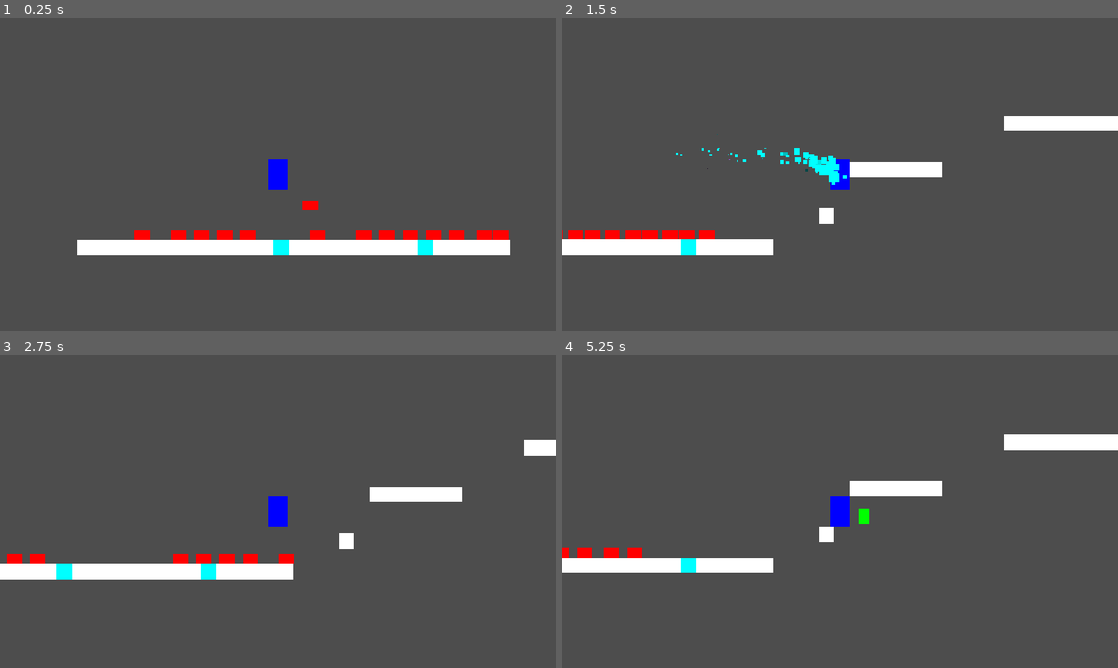
Above: before the commit, frames 1-4 (two rows, left to right).
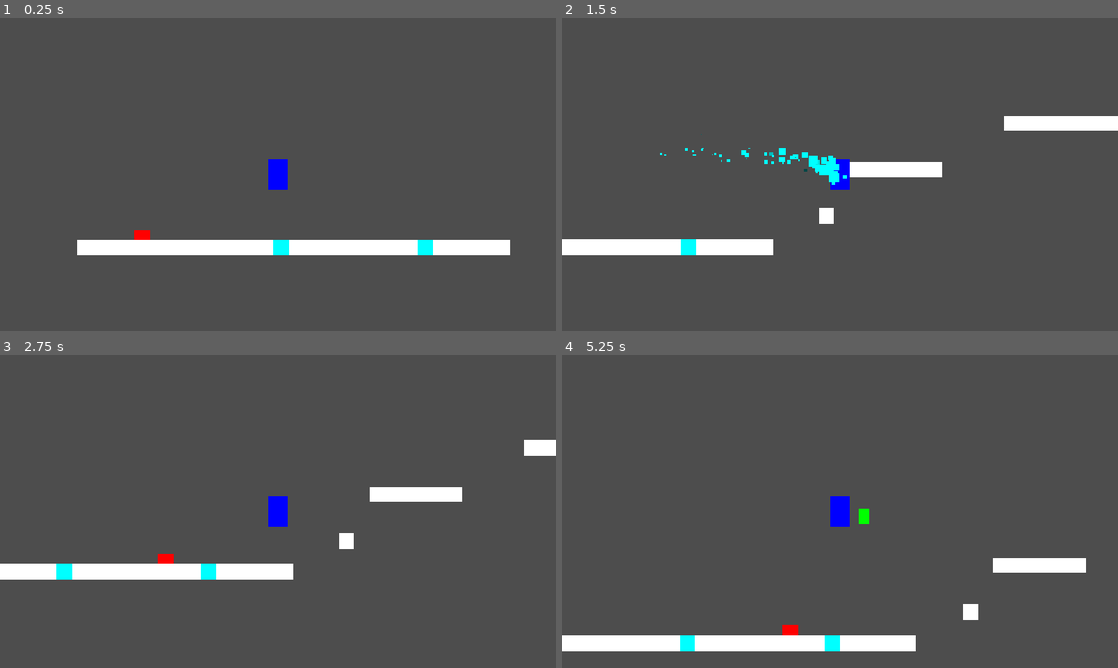
Above: after the commit, the same moments.

Repository: plusequalsminus/metroidvania
Game: Godot game, scene res://starting_room.tscn
The game is run twice, just before and just after one commit, with the same random seed, the same clock (stepped at 60 frames per second) and the same inputs.
Inputs:
- Up to frame 1 (0.25 s): no input
- Up to frame 2 (1.5 s): hold D (right) from 0.53 s (still down); tap Space (attack) at 0.6 s; tap W (up) at 0.77 s; tap Shift (dash) at 1.35 s
- Up to frame 3 (2.75 s): tap W (up) at 1.52 s; release D (right) at 2.03 s; hold A (left) from 2.03 s (still down); tap Space (attack) at 2.1 s
- Up to frame 4 (5.25 s): release A (left) at 2.78 s; hold D (right) 2.78-4.28 s; tap Shift (dash) at 2.85, 4.35 s; tap W (up) at 3.02, 3.77, 4.52 s; tap Space (attack) at 3.6, 5.1 s; hold A (left) 4.28-5.03 s; hold D (right) from 5.03 s (still down)

The runs differ from the first frame. In frame 1, 1.1% of the frame differs, in the area x 30-92%, y 58-71%; in frame 2, 0.9%; in frame 3, 0.7%; in frame 4, 8.3%, in the area x 0-100%, y 25-95%.

Commit message:
Deleted extra crawlers

Diff:
--- a/starting_room.tscn
+++ b/starting_room.tscn
@@ -13,6 +13,8 @@
 [sub_resource type="TileSet" id="TileSet_6ggpg"]
 physics_layer_0/collision_layer = 1
 sources/0 = SubResource("TileSetAtlasSource_l5di8")
+
+[sub_resource type="RectangleShape2D" id="RectangleShape2D_6ggpg"]
 
 [node name="starting room" type="Node2D" unique_id=2036172999]
 
@@ -37,61 +39,12 @@
 position = Vector2(153, 104)
 texture = ExtResource("3_bnu7n")
 
-[node name="Crawler2" parent="." unique_id=655866122 instance=ExtResource("3_mlujb")]
-position = Vector2(-128, 88)
-metadata/_scene_painted = true
-
-[node name="Crawler3" parent="." unique_id=1046369814 instance=ExtResource("3_mlujb")]
-position = Vector2(-104, 88)
-metadata/_scene_painted = true
-
-[node name="Crawler4" parent="." unique_id=1137087288 instance=ExtResource("3_mlujb")]
-position = Vector2(-80, 88)
-metadata/_scene_painted = true
-
-[node name="Crawler5" parent="." unique_id=1356244715 instance=ExtResource("3_mlujb")]
-position = Vector2(-56, 88)
-metadata/_scene_painted = true
-
-[node name="Crawler8" parent="." unique_id=1603030552 instance=ExtResource("3_mlujb")]
-position = Vector2(16, 88)
-metadata/_scene_painted = true
-
-[node name="Crawler10" parent="." unique_id=1648591765 instance=ExtResource("3_mlujb")]
-position = Vector2(-1352, 160)
-metadata/_scene_painted = true
-
-[node name="Crawler11" parent="." unique_id=143284471 instance=ExtResource("3_mlujb")]
-position = Vector2(8, 32)
-metadata/_scene_painted = true
-
-[node name="Crawler12" parent="." unique_id=1283992694 instance=ExtResource("3_mlujb")]
-position = Vector2(64, 88)
-metadata/_scene_painted = true
-
-[node name="Crawler13" parent="." unique_id=2024311800 instance=ExtResource("3_mlujb")]
-position = Vector2(88, 88)
-metadata/_scene_painted = true
-
-[node name="Crawler14" parent="." unique_id=1426221600 instance=ExtResource("3_mlujb")]
-position = Vector2(112, 88)
-metadata/_scene_painted = true
-
-[node name="Crawler15" parent="." unique_id=605392874 instance=ExtResource("3_mlujb")]
-position = Vector2(136, 88)
-metadata/_scene_painted = true
-
-[node name="Crawler16" parent="." unique_id=792320656 instance=ExtResource("3_mlujb")]
-position = Vector2(160, 88)
-metadata/_scene_painted = true
-
-[node name="Crawler17" parent="." unique_id=62966213 instance=ExtResource("3_mlujb")]
-position = Vector2(192, 88)
-metadata/_scene_painted = true
-
-[node name="Crawler18" parent="." unique_id=1830250953 instance=ExtResource("3_mlujb")]
-position = Vector2(216, 88)
-metadata/_scene_painted = true
-
 [node name="music" type="AudioStreamPlayer" parent="." unique_id=2043280892]
 stream = ExtResource("4_mlujb")
+
+[node name="fallArea" type="Area2D" parent="." unique_id=530925269]
+
+[node name="hitbox" type="CollisionShape2D" parent="fallArea" unique_id=1663153778]
+position = Vector2(-1269, 971)
+scale = Vector2(453.92004, 1)
+shape = SubResource("RectangleShape2D_6ggpg")
